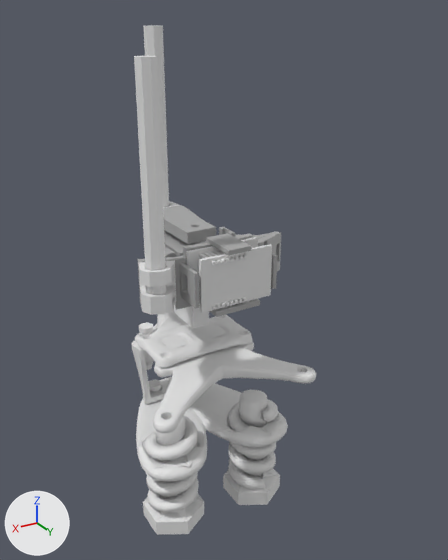
The Blender file wifiCamCarDashSecurity1.blend as it was, and as the next commit left it.
The view is the same before and after, from a 50 mm camera at (14.7, 28.5, 18.9) aimed at (-1.4, 1.7, 5.5). Every picture has the same lights, and +X, +Y and +Z are marked at lower left.

Objects in the first picture: 'backAntenna', 'base', 'botClamp', 'esp32Cam', 'espCamMount', 'frontAntenna', 'frontAntennaMount', 'leftClampScrew', 'magGyroHldr', 'otrSrvoMount', 'rightClampScrew', 'tableEdgeConnector', 'topScrew0'.
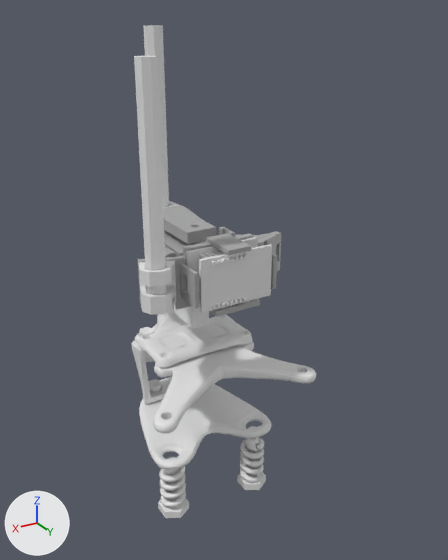
Commit message: mechanical design update - shortened edge clamp connecting bolt and made dash clamping screws smaller

Where the change shows, as pixel boxes [x1, y1, x2, y2] in the pictures (448 x 560 px):
'botClamp', reshaped, modifiers changed (12% narrower, 14% shorter): before [136, 383, 288, 482]; after [139, 384, 272, 469]
'rightClampScrew', rescaled (48% narrower, 49% shorter): before [143, 415, 204, 535]; after [158, 457, 189, 518]
'leftClampScrew', rescaled (48% narrower, 54% shorter): before [223, 389, 280, 505]; after [237, 437, 266, 490]
'topScrew0', moved: before [139, 322, 153, 370]; after [139, 327, 154, 337]

Edits to the bpy script that builds the scene:
```text
Change me_cube_070:
    used by ob_botclamp; location = (0.0, -2.61, 4.74); rotation_euler = (0.0, 0.785, 1.571), in degrees (0, 45, 90)
    remove me_cube_070.from_pydata(...)  # 154 vertices, 169 faces; spans x 5.27..11.72, y -5.29..0.0, z -6.51..-0.33
    add me_cube_070.from_pydata(...)  # 163 vertices, 177 faces; spans x 5.27..10.92, y -4.04..0.0, z -6.51..-1.21
    me_cube_070 part 1
    129 vertices are removed from x 8.27..11.72, y -5.29..0.0, z -3.85..-0.33
    169 faces are deleted
    128 vertices are added at x 8.16..10.92, y -4.04..0.0, z -3.85..-1.21
    10 new vertices lie (0.18, 0.0, -0.18) away from vertices in x 9.83..10.5, y -3.56..-1.97, z -2.47..-1.56
    66 new faces join them
    111 new faces join them, smooth
Change ob_leftclampscrew:
    ob_leftclampscrew.scale: (-1.0, -1.0, -1.0) -> (-0.5, -0.5, -0.5)
Change ob_rightclampscrew:
    ob_rightclampscrew.scale: (1.0, 1.0, 1.0) -> (0.5, 0.5, 0.5)
Change ob_topscrew0:
    ob_topscrew0.location: (1.62, -2.4, 1.48) -> (1.62, -2.4, 1.17)
Change ob_botclamp:
    where _m = ob_botclamp.modifiers.new('Mirror', 'MIRROR')
    add _m.merge_threshold = 0.01
```
